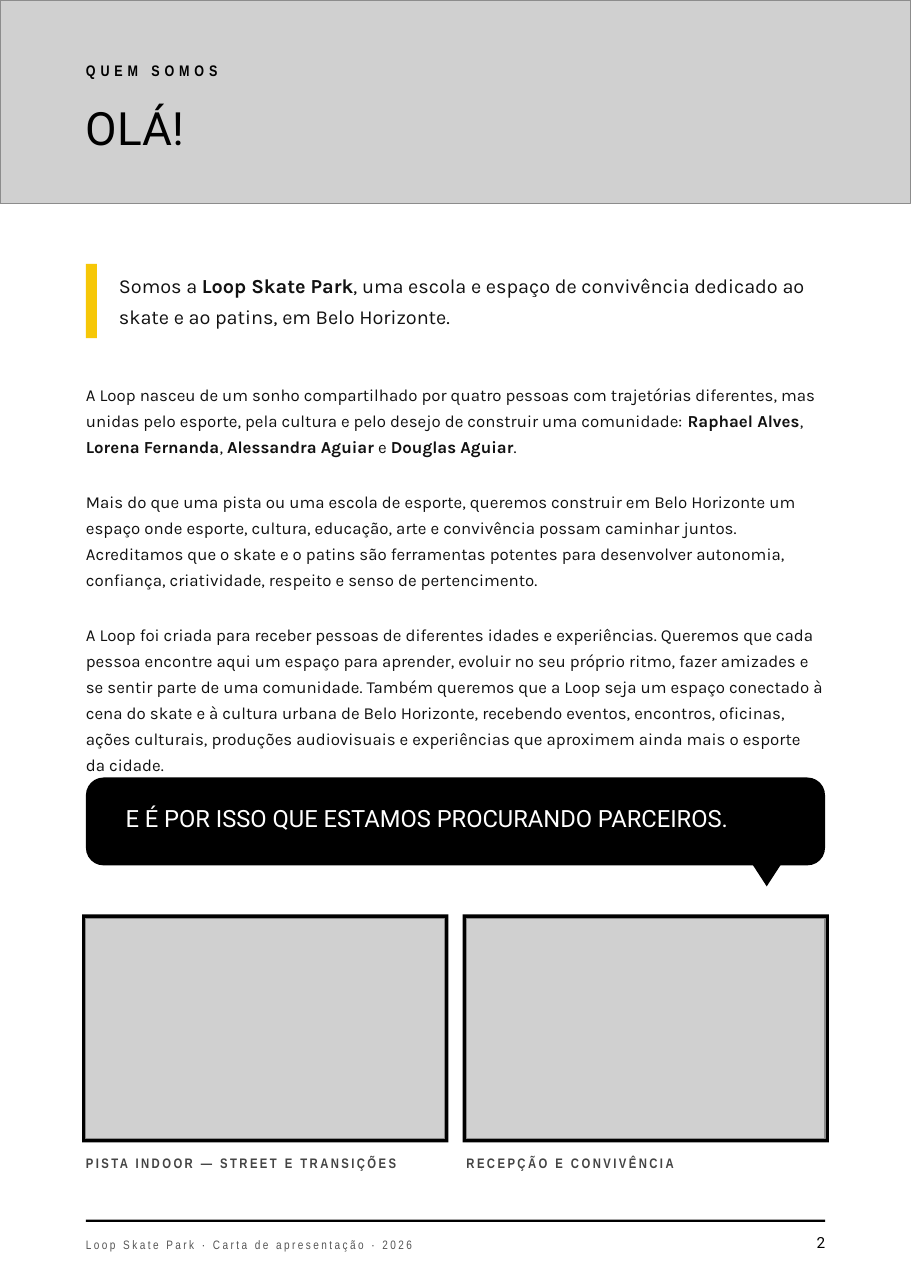
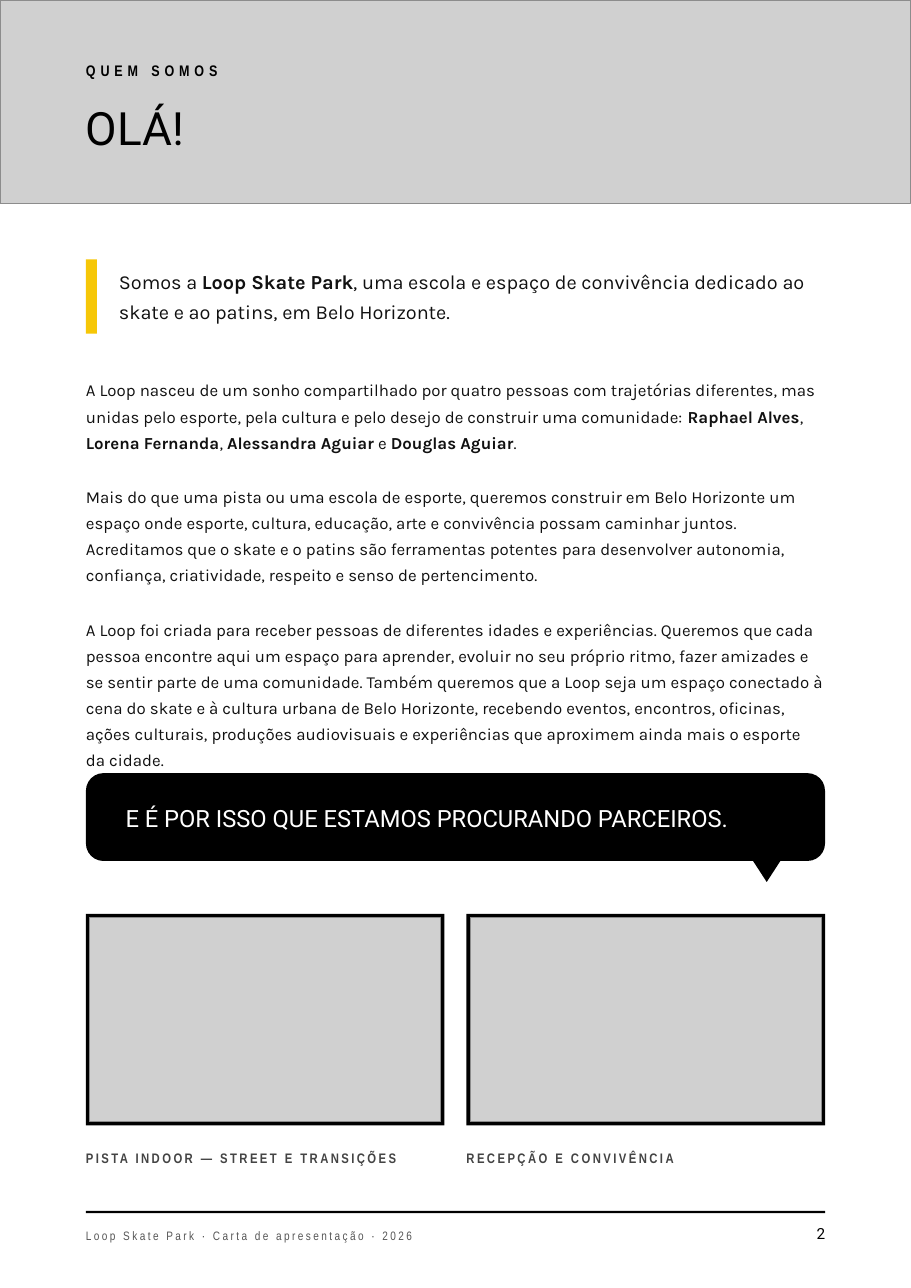
Before and after one commit to alessandra-loop/alessandra-loop.github.io, a slide deck: slide 2 of carta-de-apresentacao/carta-de-apresentacao-loop-skate-park.pptx. Drawn at 911x1288 pixels with LibreOffice and Linux fonts; fonts in the diff are those of the drawing; grey boxes stand for pictures. Boxes give left, top, right and bottom in pixels: in the first picture for what was removed or moved away, otherwise in the second. Text is boxed around its words. In the diff, an @@ line names an element or a change of style, - is before the commit and + after.

```diff
--- a/carta-de-apresentacao/carta-de-apresentacao-loop-skate-park.pptx
+++ b/carta-de-apresentacao/carta-de-apresentacao-loop-skate-park.pptx
@@ text "E É POR ISSO QUE ..." at [126,806,728,830]: vertical alignment top to middle @@
@@ 6 texts, 1 rectangle, 1 rounded rectangle, 1 triangle: place and size @@
-6 texts, 1 rectangle, 1 rounded rectangle, 1 triangle at [86,263,825,1171]
+6 texts, 1 rectangle, 1 rounded rectangle, 1 triangle at [86,259,825,1166]
@@ rectangle: place and size @@
-rectangle at [82,914,448,1142]
+rectangle at [86,913,444,1125]
@@ picture: place and size @@
-picture at [86,918,444,1138]
+picture at [89,918,441,1121]
@@ rectangle: place and size @@
-rectangle at [463,914,829,1142]
+rectangle at [467,913,825,1125]
@@ picture: place and size @@
-picture at [467,918,825,1138]
+picture at [470,918,822,1121]
@@ 2 texts, 1 rectangle: place and size @@
-2 texts, 1 rectangle at [86,1219,826,1252]
+2 texts, 1 rectangle at [86,1211,826,1243]
```
Also in this commit, not shown: 4 other slides changed, 4 other files.
